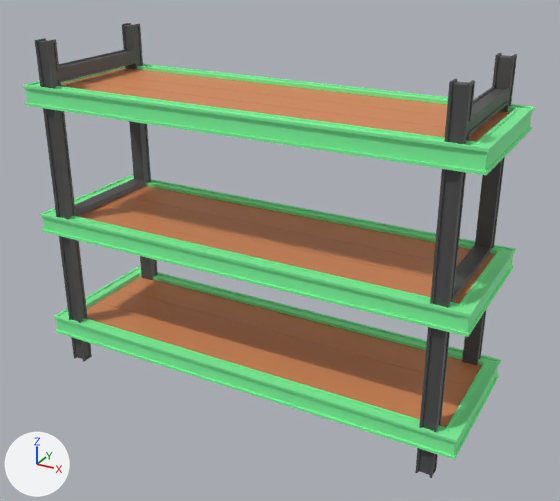
The FBX model Assets/Arts/Envi/Props/Box Shelf/Props_BoxShelf_Green.fbx, before and after one commit.
Camera for both pictures: a 50 mm camera at (2.16, -4.55, 3.44) aimed at (-0.37, 0.04, 1.14). The lights are fixed; the arrows at lower left show +X, +Y and +Z. The older version comes first.

The first picture shows 'Props_BoxShelf_Green'.
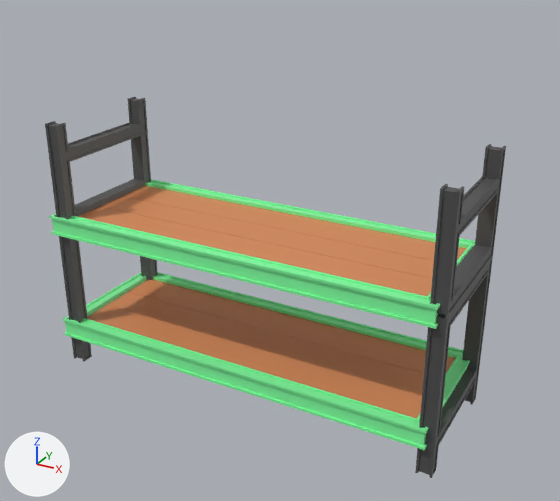
Scene script edits in JSON lines:
```json
{"block": "me_cube_186", "where": "# used by ob_props_boxshelf_green; location = (0.0, 0.0, 0.0)"}
{"op": "remove", "block": "me_cube_186", "code": "me_cube_186.from_pydata(...)  # 1504 vertices, 1486 faces; spans x -2.2..1.2, y -0.5..0.6, z 0.0..2.6"}
{"op": "add", "block": "me_cube_186", "code": "me_cube_186.from_pydata(...)  # 1248 vertices, 1236 faces; spans x -2.1..1.06, y -0.5..0.6, z 0.0..2.0"}
{"block": "me_cube_186", "change": "me_cube_186 part 1: the loose piece of 176 vertices spanning x -2.2..1.2, y -0.5..0.6, z 2.12..2.28 is deleted"}
{"block": "me_cube_186", "change": "me_cube_186 part 2: the loose piece of 32 vertices spanning x -2.08..1.18, y 0.19..0.51, z 2.1..2.25 is deleted"}
{"block": "me_cube_186", "change": "me_cube_186 part 3: the loose piece of 32 vertices spanning x -2.08..1.18, y -0.41..-0.09, z 2.1..2.25 is deleted"}
{"block": "me_cube_186", "change": "me_cube_186 part 4: the loose piece of 16 vertices spanning x -2.08..1.18, y -0.09..0.18, z 2.2..2.25 is deleted"}
{"block": "me_cube_186", "change": "me_cube_186 part 5: 452 vertices moved from x -2.2..1.2, y -0.5..0.6, z 1.1..2.6 to x -2.1..1.06, y -0.5..0.6, z 1.1..2.0; 14 vertices removed from x -2.2, y -0.5..0.6, z 1.12..1.28; 14 vertices added at x -2.0, y -0.5..0.6, z 1.12..1.28"}
{"block": "me_cube_186", "change": "me_cube_186 part 6: 228 vertices moved from x -2.2..1.2, y -0.5..0.6, z 0.2..0.38 to x -2.1..1.0, y -0.5..0.6, z 0.2..0.38; 14 vertices removed from x -2.2, y -0.5..0.6, z 0.22..0.38; 14 vertices added at x -2.0, y -0.5..0.6, z 0.22..0.38"}
```

Pixel boxes [x1, y1, x2, y2] of what changed, in the pictures (560 x 501 px; the box of a moved part takes in the faces that stretch with it):
```json
{"object": "Props_BoxShelf_Green", "change": "reshaped", "before": [23, 23, 534, 478], "after": [45, 97, 506, 478], "on screen": "10% narrower, 16% shorter"}
{"part": 1, "of": "me_cube_186", "change": "deleted", "before": [23, 64, 534, 175], "on screen": "green"}
{"part": 2, "of": "me_cube_186", "change": "deleted", "before": [101, 68, 510, 122], "on screen": "orange"}
{"part": 3, "of": "me_cube_186", "change": "deleted", "before": [61, 80, 486, 142]}
{"part": 4, "of": "me_cube_186", "change": "deleted", "before": [76, 74, 498, 133], "on screen": "orange"}
{"part": 5, "of": "me_cube_186", "change": "moved or reshaped", "before": [35, 23, 517, 337], "after": [45, 97, 506, 329]}
{"part": 6, "of": "me_cube_186", "change": "moved or reshaped", "before": [53, 267, 501, 460], "after": [63, 272, 470, 450]}
```
